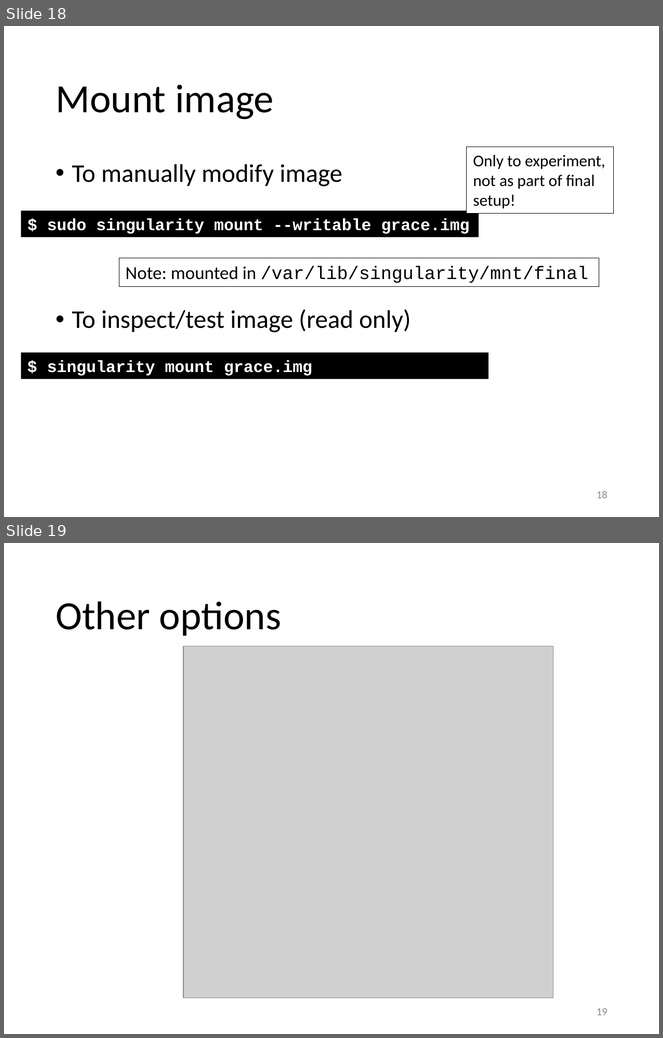
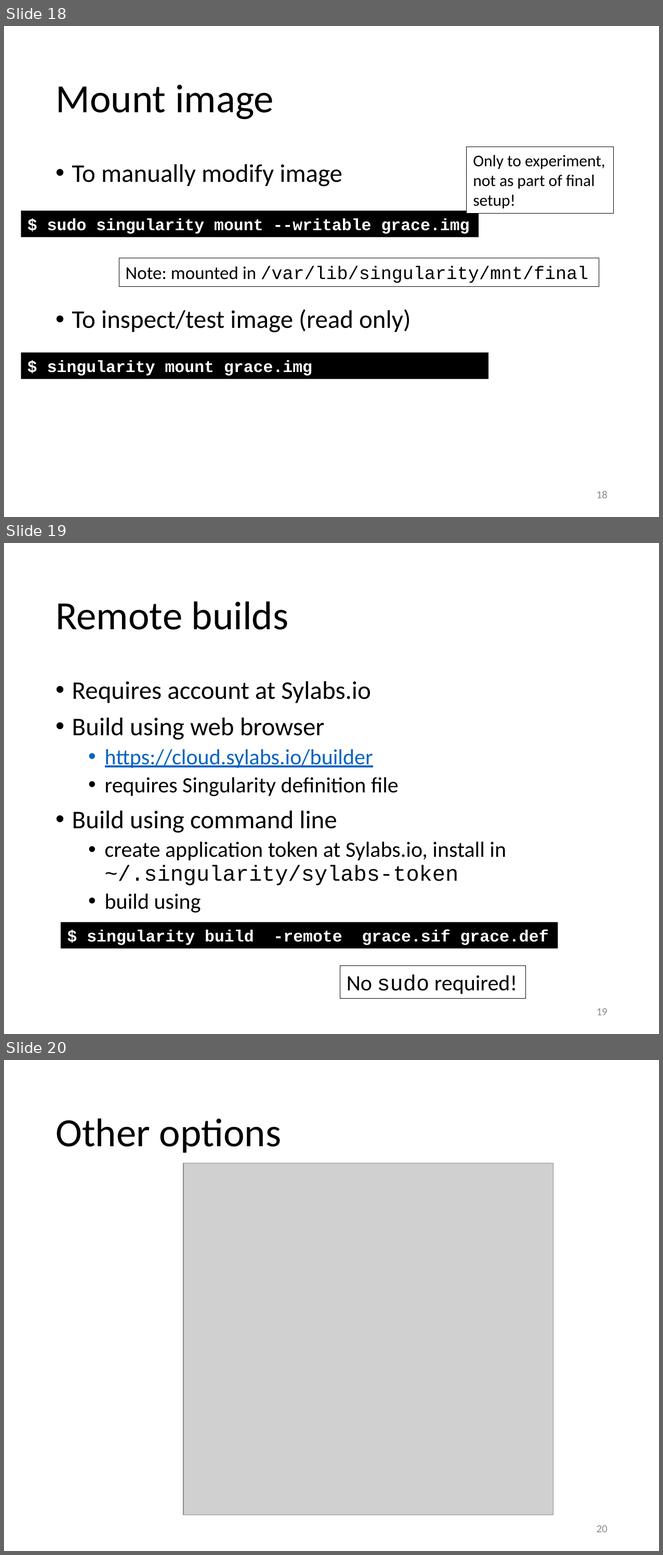
Before and after one commit to gjbex/training-material, a slide deck: Virtualization/singularity.pptx. Shown one above the other, each under a label of ours: slides 18 and 19 before the commit, slides 18, 19 and 20 after it. The pictures are 663x1038 and 663x1555 pixels, drawn with LibreOffice and Linux fonts; fonts in the diff are those of the drawing; grey boxes stand for pictures. Boxes give left, top, right and bottom in pixels: in the first picture for what was removed or moved away, otherwise in the second. Text is boxed around its words. In the diff, an @@ line names an element or a change of style, - is before the commit and + after.

Commit message:
Add slide on remote builds

```diff
--- a/Virtualization/singularity.pptx
+++ b/Virtualization/singularity.pptx
@@ slide 19 added at [4, 543, 659, 1034], background #FFFFFF @@
@@ title added at [55, 601, 289, 630], 44 pt, text #000000 @@
+Remote builds
@@ text added at [72, 681, 506, 913], 24 pt, text #000000 @@
+• Requires account at Sylabs.io
+• Build using web browser
+  • https://cloud.sylabs.io/builder
+  • requires Singularity definition file
+• Build using command line
+  • create application token at Sylabs.io, install in ~/.singularity/sylabs-token
+  • build using
@@ rectangle added at [61, 923, 558, 949], fill #000000, 18 pt, text #FFFFFF, bold @@
+$ singularity build -remote grace.sif grace.def
@@ rectangle added at [340, 966, 526, 999], outline #000000 0.75 pt, 24 pt, text #000000 @@
+No sudo required!
@@ page number added at [597, 1008, 608, 1016], 12 pt, text #8C8C8C @@
+19
@@ what was slide 19 is now slide 20 @@
@@ page number at [597, 1525, 608, 1533]: text changed @@
-19
+20
```
